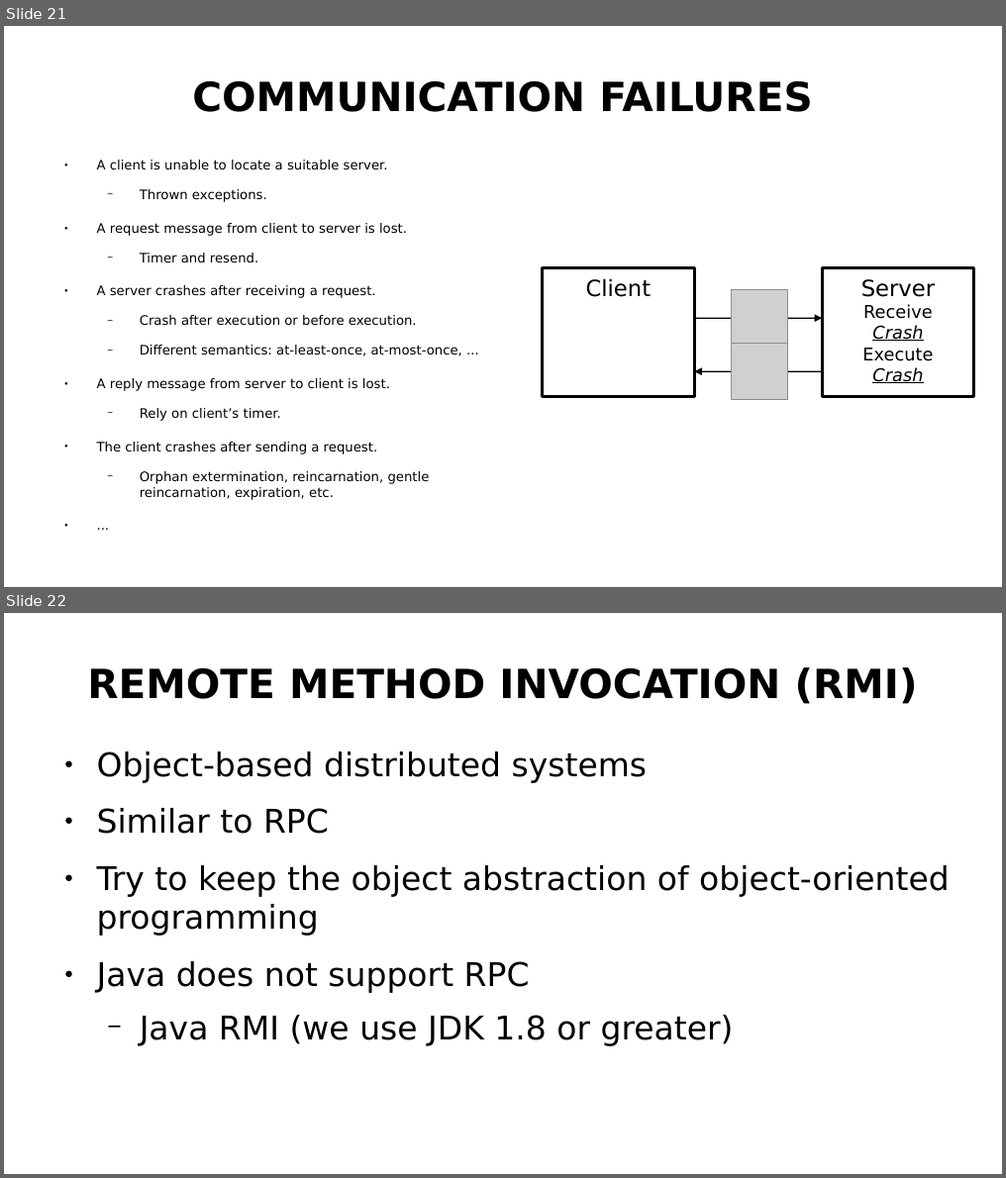
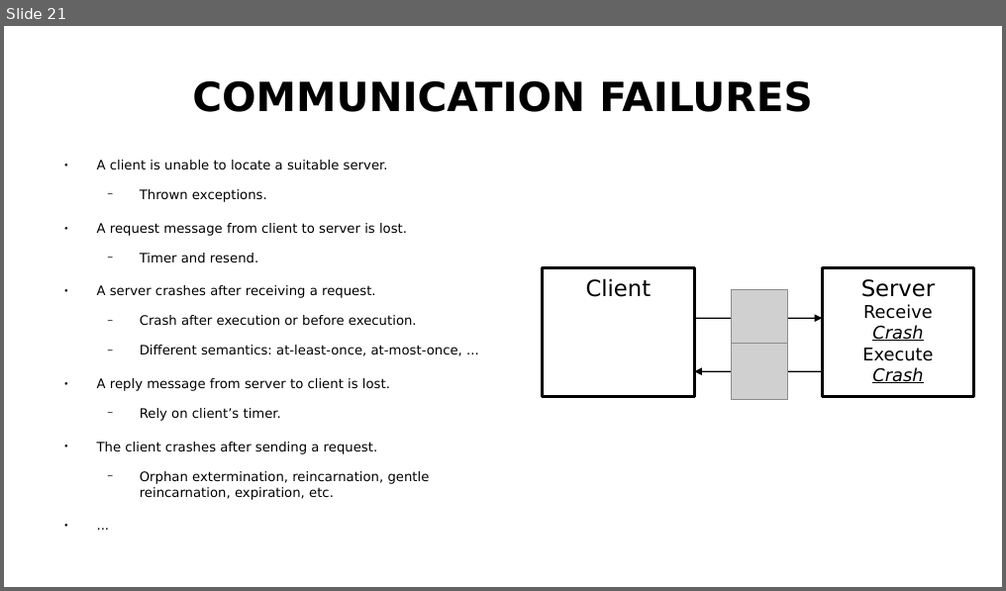
Before and after one commit to MID-IST-FALL-2018/mid-ist-fall-2018.github.io, a slide deck: assets/lectures-slides/MID-lecture-2.odp. Shown one above the other, each under a label of ours: slides 21 and 22 before the commit, slide 21 after it. The pictures are 1006x1178 and 1006x591 pixels, drawn with LibreOffice and Linux fonts; fonts in the diff are those of the drawing; grey boxes stand for pictures. Boxes give left, top, right and bottom in pixels: in the first picture for what was removed or moved away, otherwise in the second. Text is boxed around its words. In the diff, an @@ line names an element or a change of style, - is before the commit and + after.

```diff
--- a/assets/lectures-slides/MID-lecture-2.odp
+++ b/assets/lectures-slides/MID-lecture-2.odp
@@ slide 22 removed at (4,613,1002,1174), background #FFFFFF @@
@@ title removed at (87,667,918,704) @@
-REMOTE METHOD INVOCATION (RMI)
@@ text removed at (97,752,949,1046) @@
-● Object-based distributed systems
-● Similar to RPC
-● Try to keep the object abstraction of object-oriented programming
-● Java does not support RPC
-  − Java RMI (we use JDK 1.8 or greater)
```
Also in this commit, not shown: 3 slides changed, 7 other slides removed, 4 other files.
